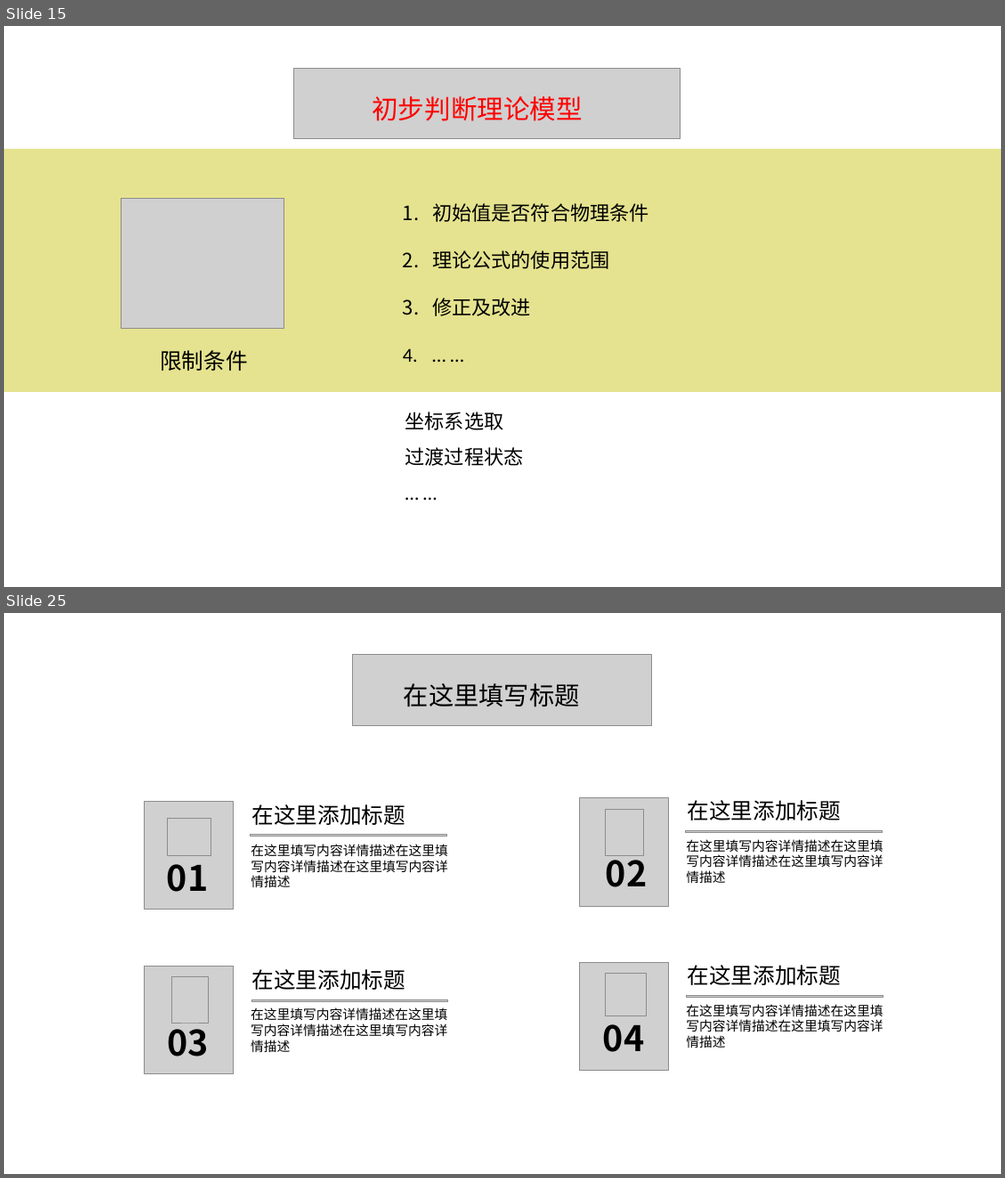
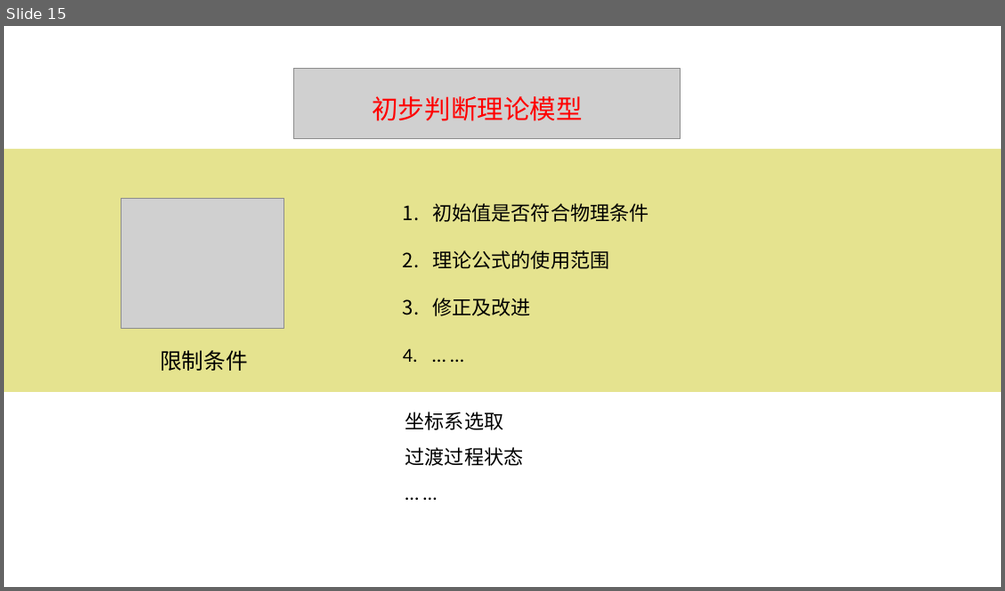
Before and after one commit to sybcfq100/MatlabForGit, a slide deck: 物理实验技能.pptx. Shown one above the other, each under a label of ours: slides 15 and 25 before the commit, slide 15 after it; the slides between them are not shown. The pictures are 1005x1178 and 1005x591 pixels, drawn with LibreOffice and Linux fonts; fonts in the diff are those of the drawing; grey boxes stand for pictures. Boxes give left, top, right and bottom in pixels: in the first picture for what was removed or moved away, otherwise in the second. Text is boxed around its words. In the diff, an @@ line names an element or a change of style, - is before the commit and + after.

```diff
--- a/物理实验技能.pptx
+++ b/物理实验技能.pptx
@@ slide 25 removed at (4, 613, 1001, 1174), background #FFFFFF @@
@@ picture removed at (353, 655, 652, 726) @@
@@ text removed at (404, 683, 580, 707) @@
-在这里填写标题
@@ picture removed at (145, 802, 234, 909) @@
@@ picture removed at (167, 818, 210, 856) @@
@@ text removed at (251, 804, 405, 825) @@
-在这里添加标题
@@ group removed at (579, 798, 882, 907): 3 pictures, 3 texts @@
-02
-在这里添加标题
-在这里填写内容详情描述在这里填写内容详情描述在这里填写内容详情描述
@@ picture removed at (250, 835, 446, 836) @@
@@ text removed at (251, 844, 447, 887) @@
-在这里填写内容详情描述在这里填写内容详情描述在这里填写内容详情描述
@@ text removed at (167, 855, 208, 892) @@
-01
@@ group removed at (145, 965, 448, 1073): 3 pictures, 3 texts @@
-03
-在这里添加标题
-在这里填写内容详情描述在这里填写内容详情描述在这里填写内容详情描述
@@ group removed at (579, 963, 882, 1070): 3 pictures, 3 texts @@
-04
-在这里添加标题
-在这里填写内容详情描述在这里填写内容详情描述在这里填写内容详情描述
```
Also in this commit, not shown: 2 slides changed, 4 slides added, 9 other slides removed.
